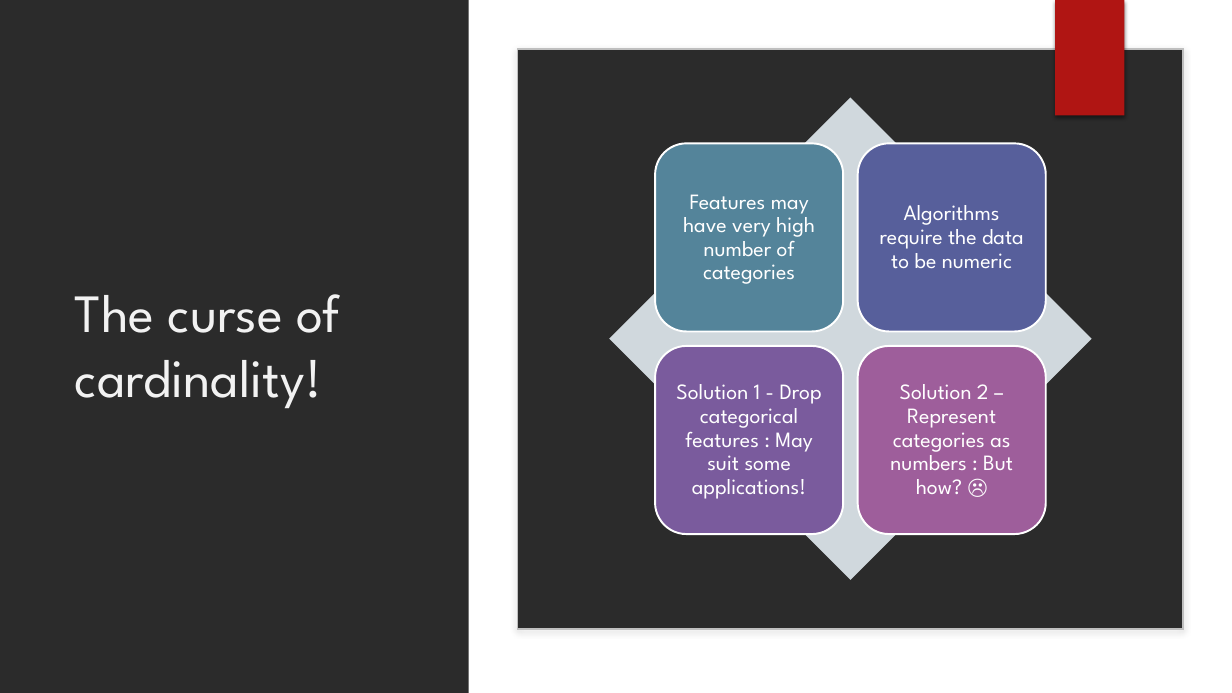
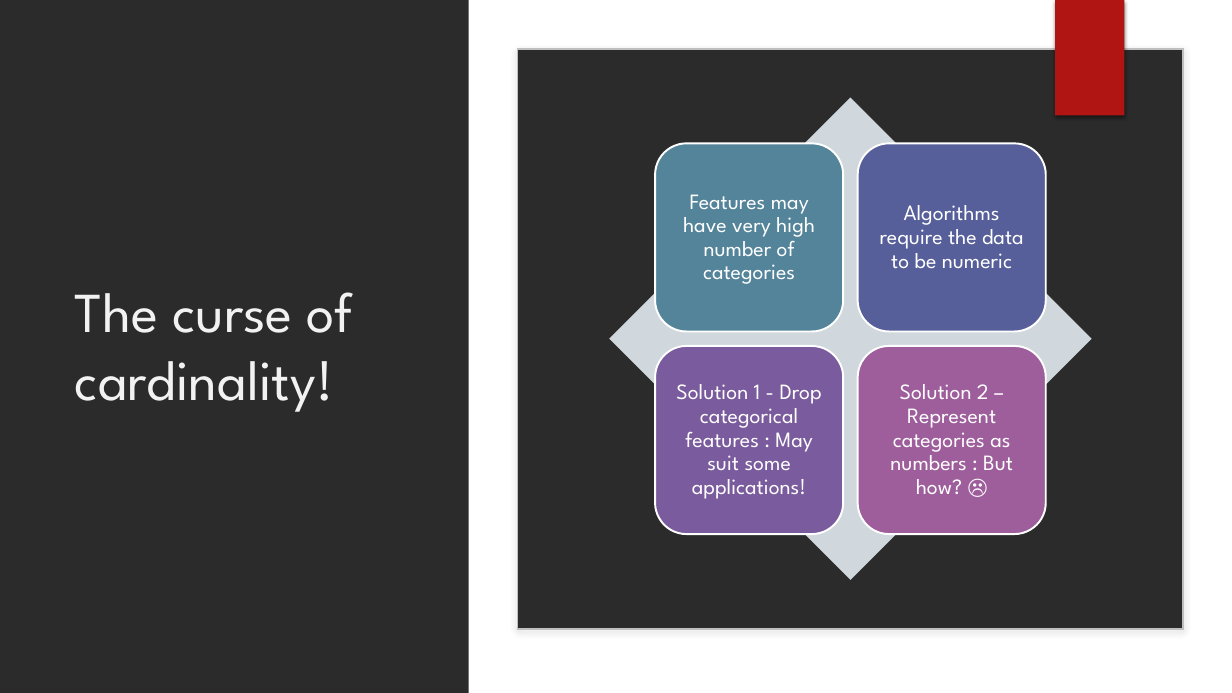
Before and after one commit to mohannishant6/MSc-Thesis, a slide deck: slide 8 of GBDT.pptx. Drawn at 1232x693 pixels with LibreOffice and Linux fonts; fonts in the diff are those of the drawing; background and template pictures are left out; a plain dark background stands for a picture behind light text. Boxes give left, top, right and bottom in pixels: in the first picture for what was removed or moved away, otherwise in the second. Text is boxed around its words. In the diff, an @@ line names an element or a change of style, - is before the commit and + after.

```diff
--- a/GBDT.pptx
+++ b/GBDT.pptx
@@ title "The curse of cardinality!" at box(75, 292, 353, 412): size 42 to 44 pt @@
```
Also in this commit, not shown: 18 other slides changed, 4 slides added, 1 other file.
